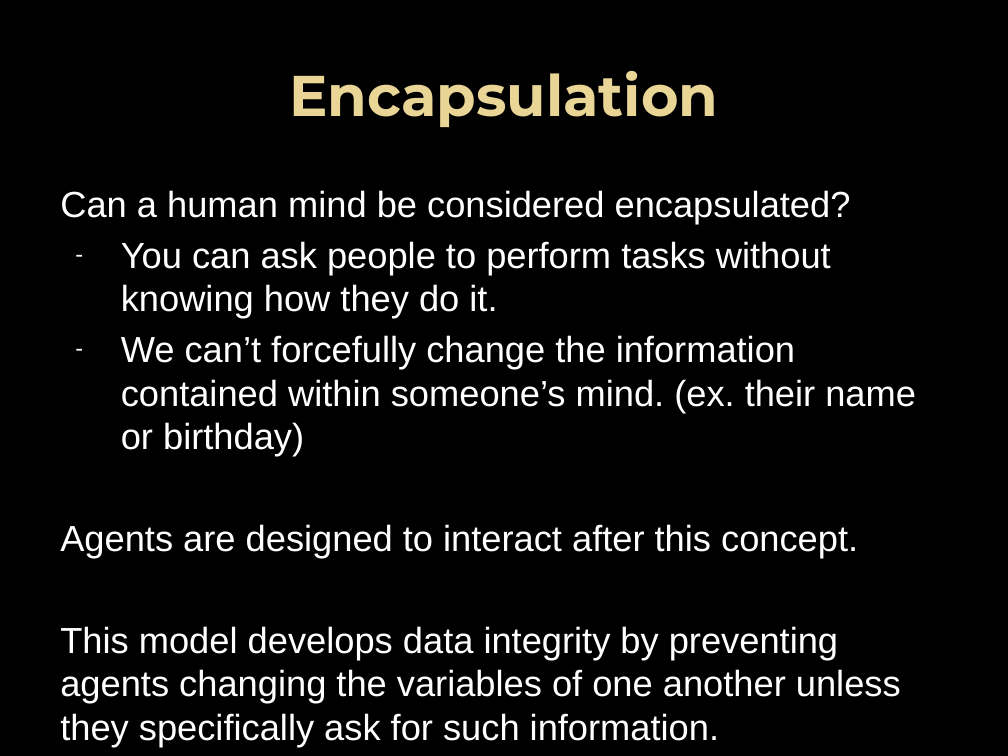
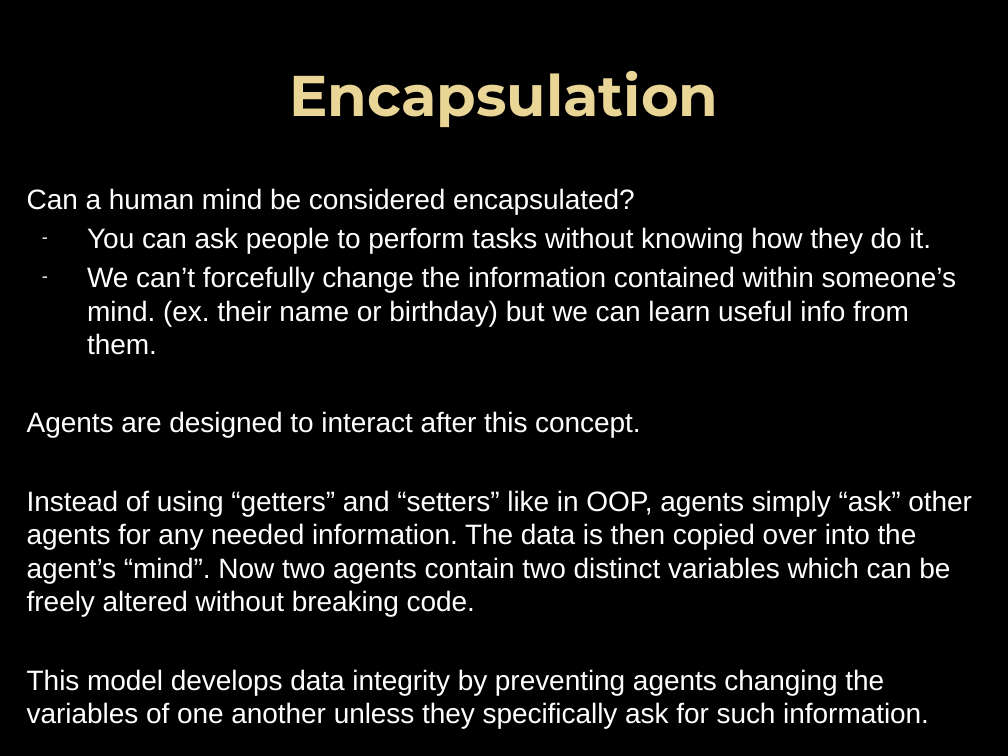
Before and after one commit to sai-byui/sessions, a slide deck: slide 9 of Fall 17/Agent Oriented Programming.pptx. Drawn at 1008x756 pixels with LibreOffice and Linux fonts; fonts in the diff are those of the drawing; background and template pictures are left out. Boxes give left, top, right and bottom in pixels: in the first picture for what was removed or moved away, otherwise in the second. Text is boxed around its words. In the diff, an @@ line names an element or a change of style, - is before the commit and + after.

```diff
--- a/Fall 17/Agent Oriented Programming.pptx
+++ b/Fall 17/Agent Oriented Programming.pptx
@@ text "Can a human mind be ...": place and size @@
-text "Can a human mind be ..." at box(60, 190, 916, 703)
+text "Can a human mind be ..." at box(27, 188, 972, 728)
@@ text at box(27, 188, 931, 728): size 25.9 to 19.9 pt in "Can a human mind be considered encapsulated?", "You can ask people to perform tasks ...", "Agents are designed to interact after this ...", "This model develops data integrity by preventing ..."; less space between paragraphs @@
@@ text at box(87, 266, 957, 355): text changed; size 25.9 to 19.9 pt @@
-– We can’t forcefully change the information contained within someone’s mind. (ex. their name or birthday)
+– We can’t forcefully change the information contained within someone’s mind. (ex. their name or birthday) but we can learn useful info from them.
@@ text at box(27, 490, 972, 616): paragraph added @@
+Instead of using “getters” and “setters” like in OOP, agents simply “ask” other agents for any needed information. The data is then copied over into the agent’s “mind”. Now two agents contain two distinct variables which can be freely altered without breaking code.
```
Also in this commit, not shown: 4 other slides changed, 1 slide added.
